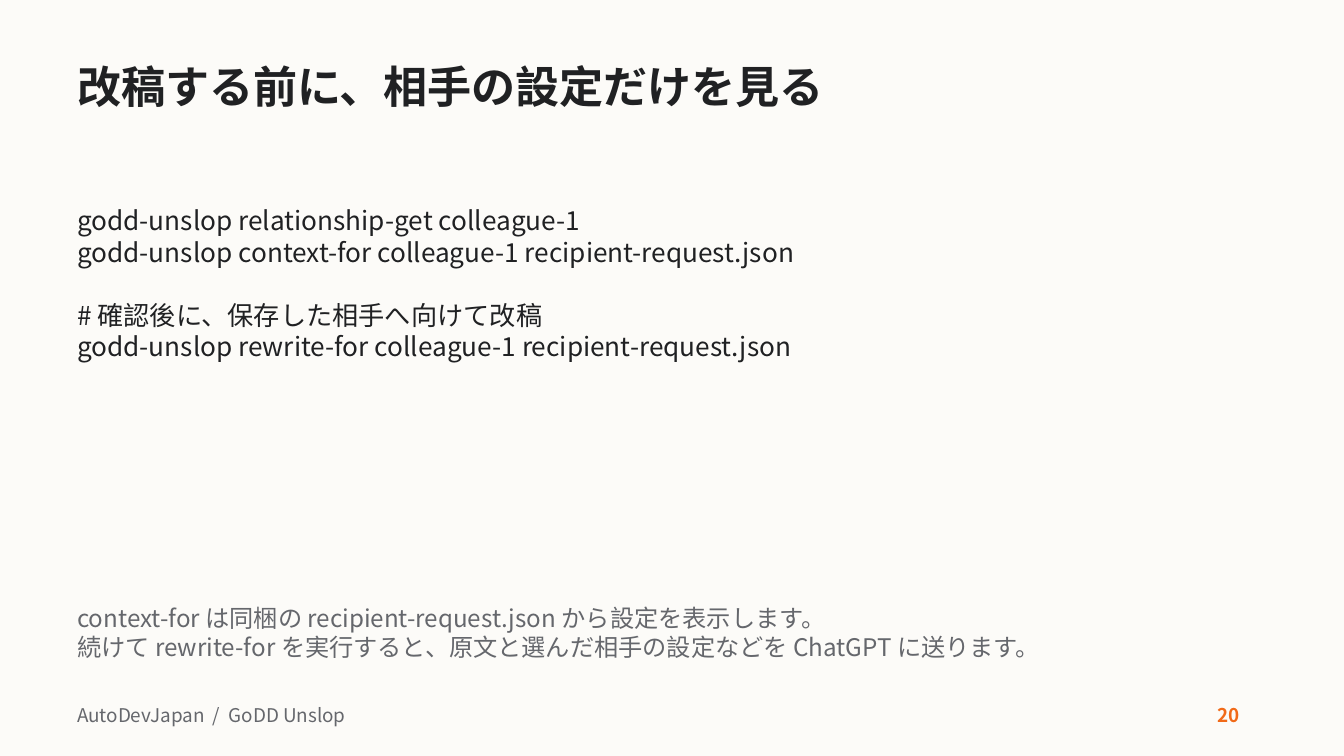
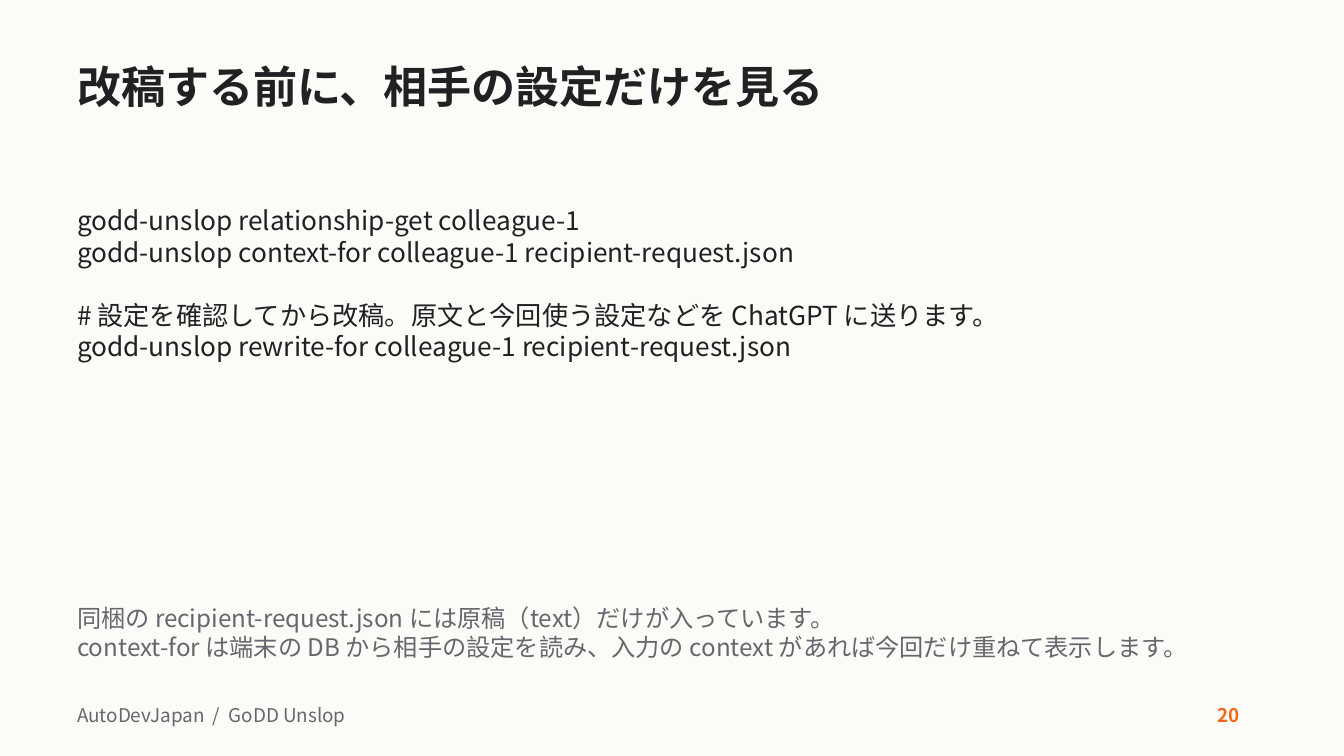
Before and after one commit to AutoDevJapan/GoDD-Unslop, a slide deck: slide 20 of docs/user-guide.pptx. Drawn at 1344x756 pixels with LibreOffice and Linux fonts; fonts in the diff are those of the drawing. Boxes give left, top, right and bottom in pixels: in the first picture for what was removed or moved away, otherwise in the second. Text is boxed around its words. In the diff, an @@ line names an element or a change of style, - is before the commit and + after.

Commit message:
配布する原稿と、端末に登録した相手の設定を教材で読み分ける

```diff
--- a/docs/user-guide.pptx
+++ b/docs/user-guide.pptx
@@ text at (x1=98, y1=303, x2=999, y2=328): text changed @@
-# 確認後に、保存した相手へ向けて改稿
+# 設定を確認してから改稿。原文と今回使う設定などを ChatGPT に送ります。
@@ text at (x1=77, y1=606, x2=1188, y2=658): text changed @@
-context-for は同梱の recipient-request.json から設定を表示します。
-続けて rewrite-for を実行すると、原文と選んだ相手の設定などを ChatGPT に送ります。
+同梱の recipient-request.json には原稿（text）だけが入っています。
+context-for は端末の DB から相手の設定を読み、入力の context があれば今回だけ重ねて表示します。
```
Also in this commit, not shown: 2 other files.
